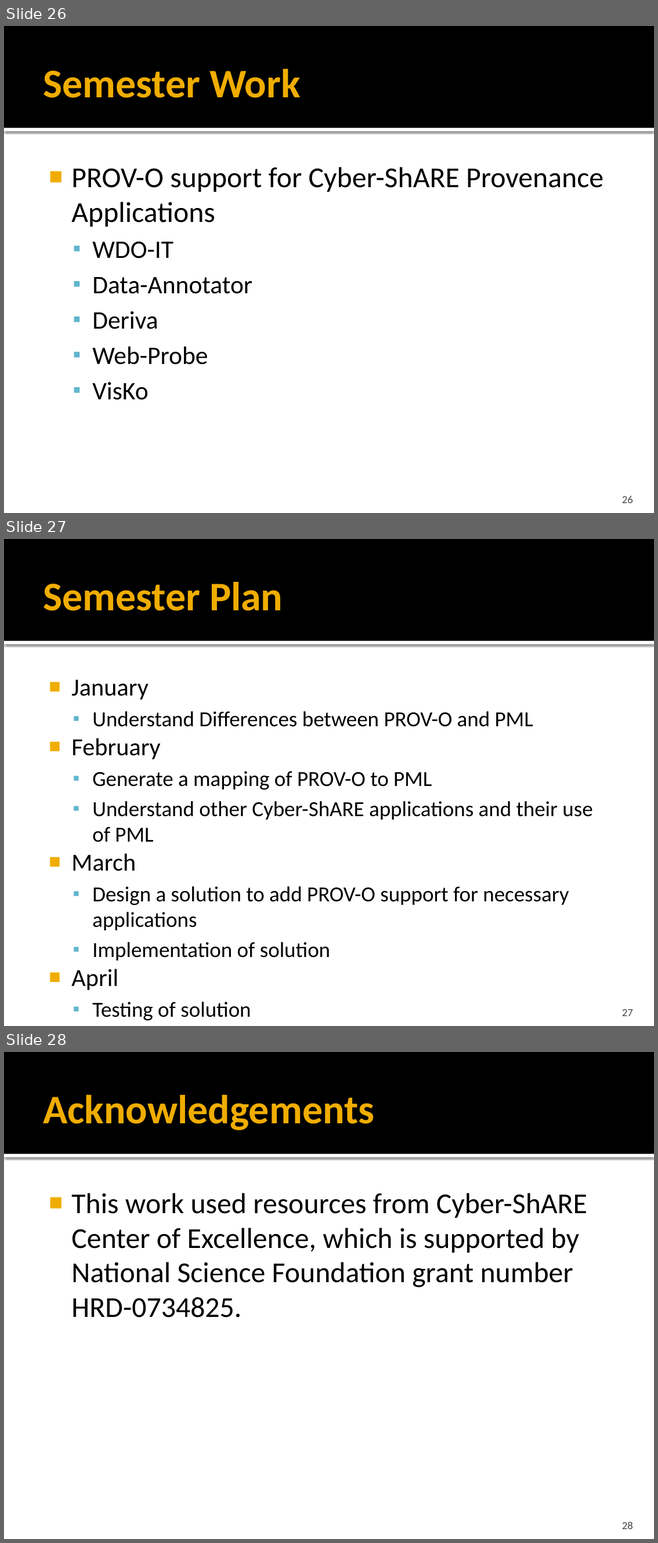
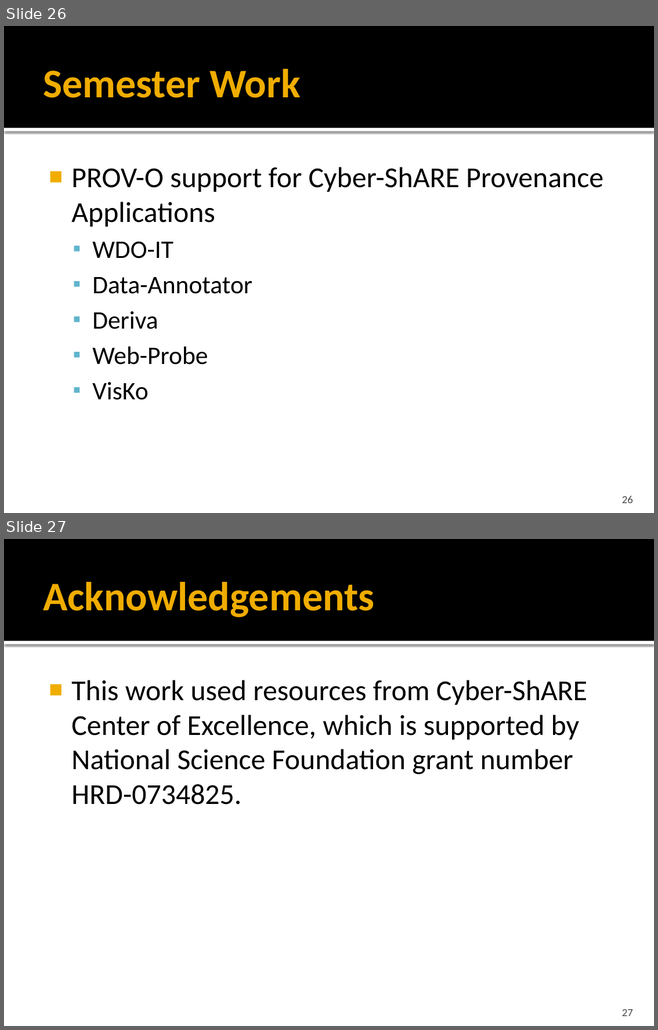
Before and after one commit to hdporras/Web-Probe, a slide deck: doc/Provenance Visualization on the Web v2.0.pptx. Shown one above the other, each under a label of ours: slides 26, 27 and 28 before the commit, slides 26 and 27 after it. The pictures are 658x1543 and 658x1030 pixels, drawn with LibreOffice and Linux fonts; fonts in the diff are those of the drawing. Boxes give left, top, right and bottom in pixels: in the first picture for what was removed or moved away, otherwise in the second. Text is boxed around its words. In the diff, an @@ line names an element or a change of style, - is before the commit and + after.

```diff
--- a/doc/Provenance Visualization on the Web v2.0.pptx
+++ b/doc/Provenance Visualization on the Web v2.0.pptx
@@ slide 27 removed at box(4, 539, 654, 1026), background #FFFFFF; not listed: 2 template elements that a slide beside it also shows @@
@@ title removed at box(43, 582, 282, 611) @@
-Semester Plan
@@ text removed at box(71, 679, 592, 1021) @@
-■ January
-  ▪ Understand Differences between PROV-O and PML
-■ February
-  ▪ Generate a mapping of PROV-O to PML
-  ▪ Understand other Cyber-ShARE applications and their use of PML
-■ March
-  ▪ Design a solution to add PROV-O support for necessary applications
-  ▪ Implementation of solution
-■ April
-  ▪ Testing of solution
-  ▪ Documentation of solution
@@ page number removed at box(622, 1009, 633, 1016) @@
-27
@@ what was slide 28 is now slide 27 @@
@@ page number at box(622, 1009, 633, 1016): text changed @@
-28
+27
```
Also in this commit, not shown: 4 slides changed, 3 other files.
